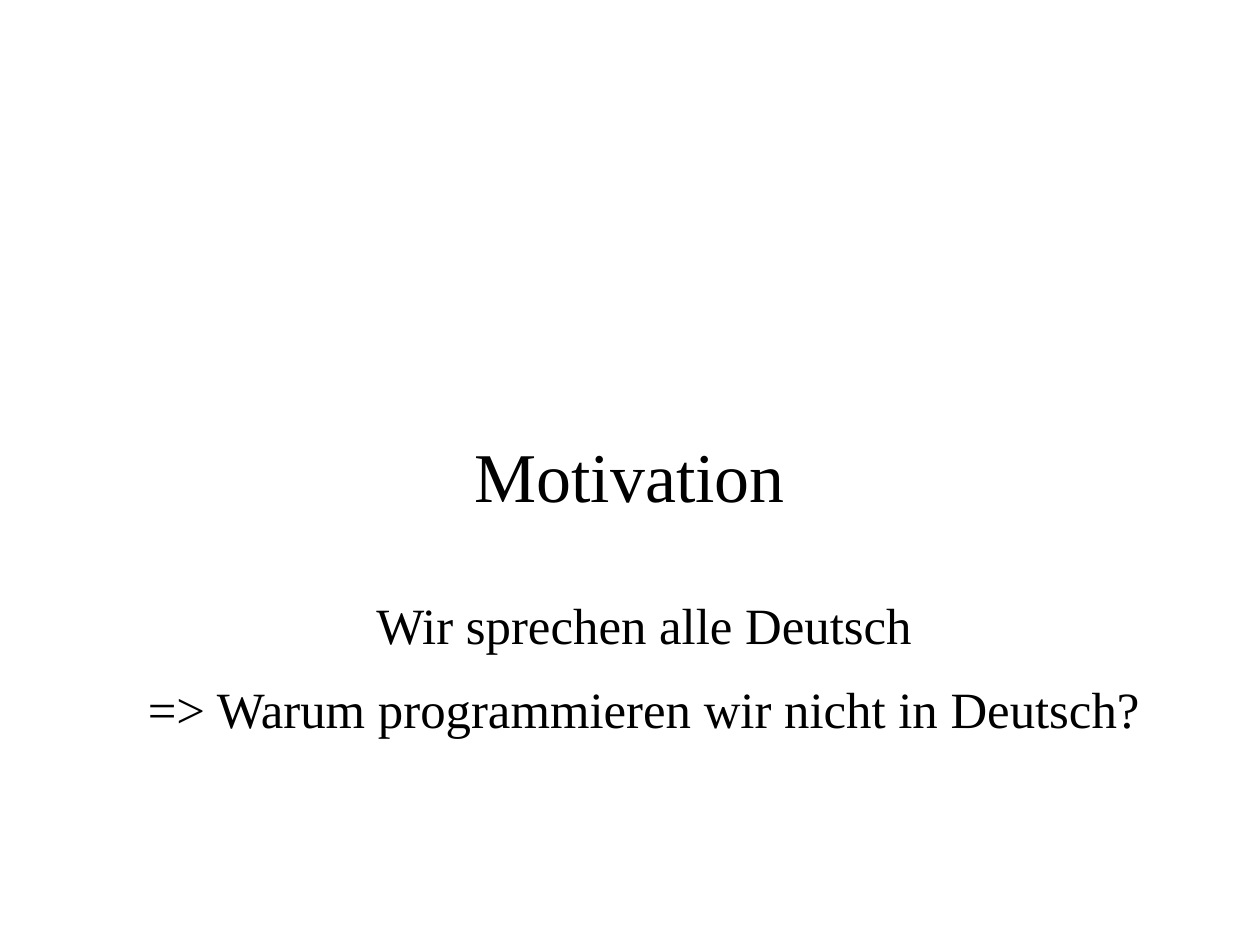
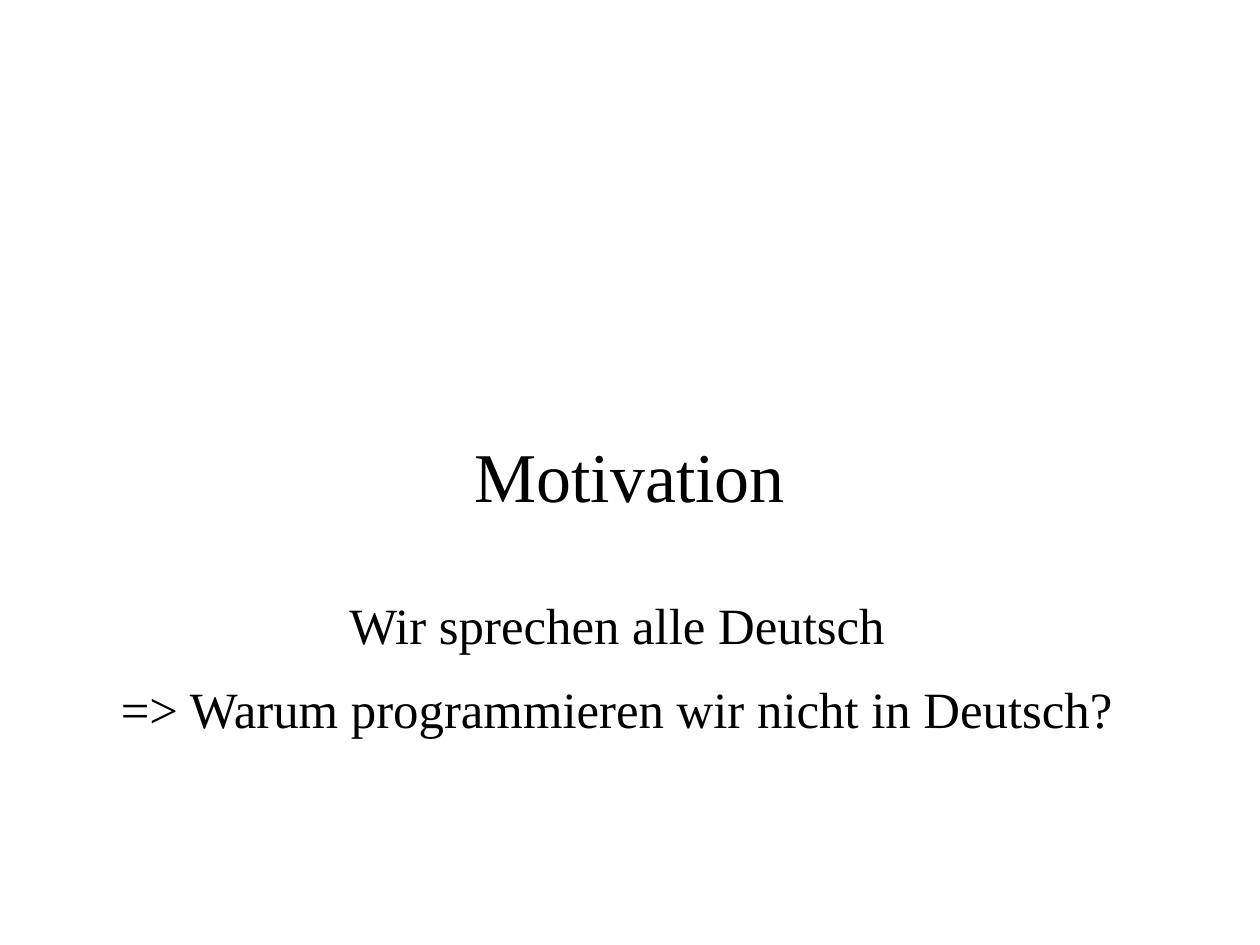
Before and after one commit to MasterInformatikHsBochum/Eine-deutsche-Praesentation, a slide deck: slide 3 of Präsentation.odp. Drawn at 1260x945 pixels with LibreOffice and Linux fonts; fonts in the diff are those of the drawing; background and template pictures are left out. Boxes give left, top, right and bottom in pixels: in the first picture for what was removed or moved away, otherwise in the second. Text is boxed around its words. In the diff, an @@ line names an element or a change of style, - is before the commit and + after.

```diff
--- a/Präsentation.odp
+++ b/Präsentation.odp
@@ text "Wir sprechen alle Deutsch" at box(190, 608, 1112, 738): indent changed @@
```
Also in this commit, not shown: 2 other slides changed, 2 slides added, 1 slide removed.
